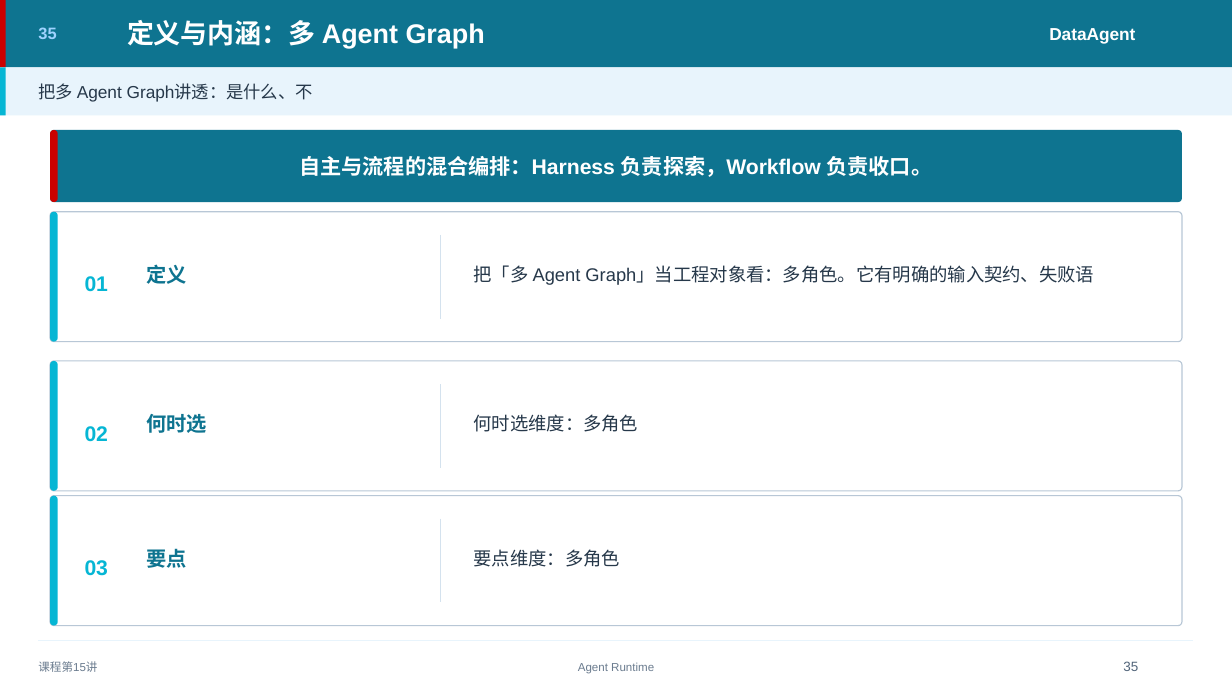
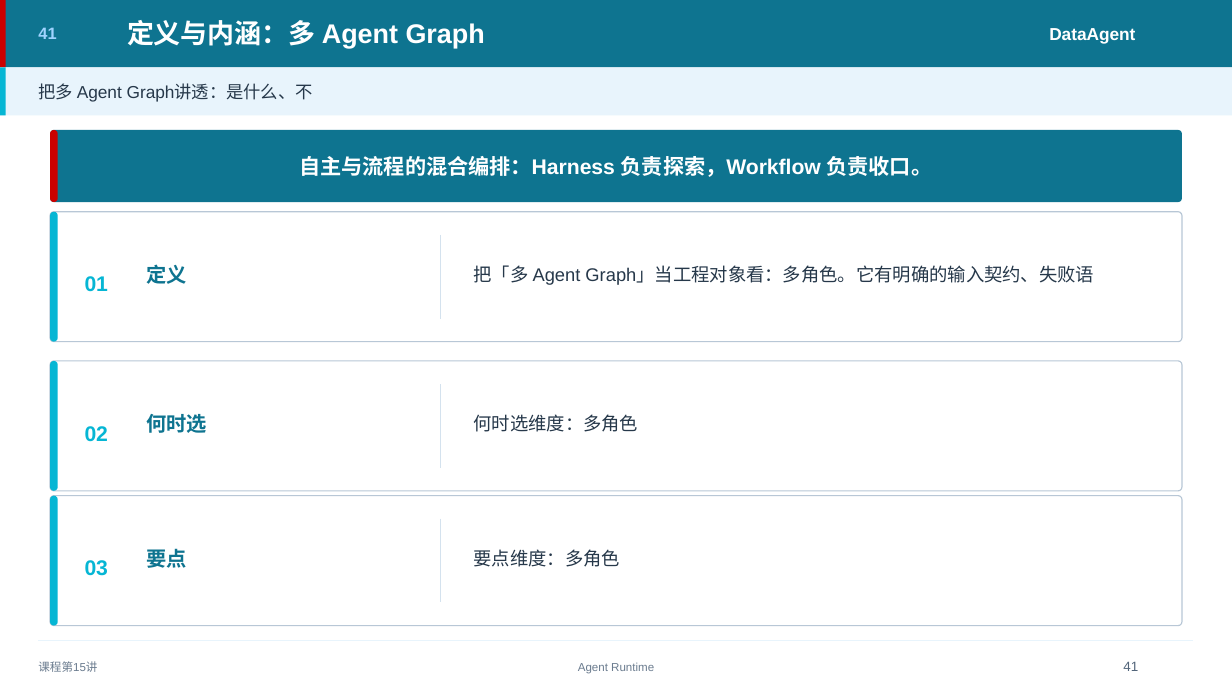
Before and after one commit to tianqiongenze/enterprise-ai-agent-architecture, a slide deck: slide 41 of chapters/pptx/part05/第15讲-Agent Runtime 的混合架构选型与.pptx (slide 35 before the commit). Drawn at 1232x693 pixels with LibreOffice and Linux fonts; fonts in the diff are those of the drawing. Boxes give left, top, right and bottom in pixels: in the first picture for what was removed or moved away, otherwise in the second. Text is boxed around its words. In the diff, an @@ line names an element or a change of style, - is before the commit and + after.

```diff
--- a/chapters/pptx/part05/第15讲-Agent Runtime 的混合架构选型与.pptx
+++ b/chapters/pptx/part05/第15讲-Agent Runtime 的混合架构选型与.pptx
@@ text at (38, 27, 56, 39): text changed @@
-35
+41
@@ text at (1123, 661, 1138, 671): text changed @@
-35
+41
```
Also in this commit, not shown: 54 other slides changed, 10 slides added, 43 other files.
